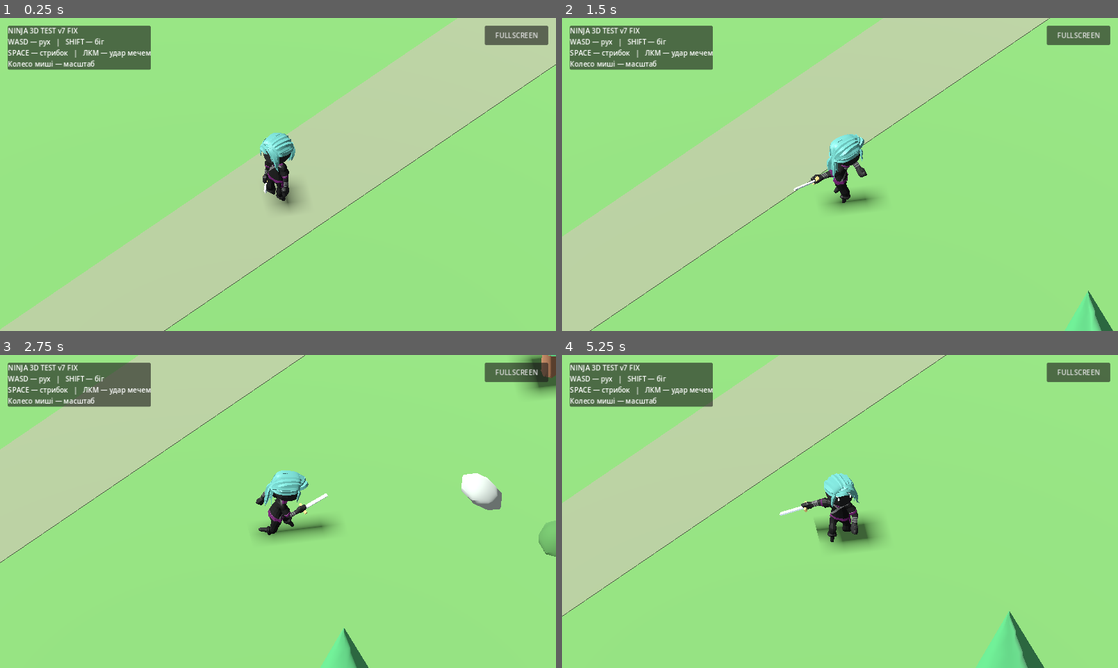
Above: before the commit, frames 1-4 (two rows, left to right).
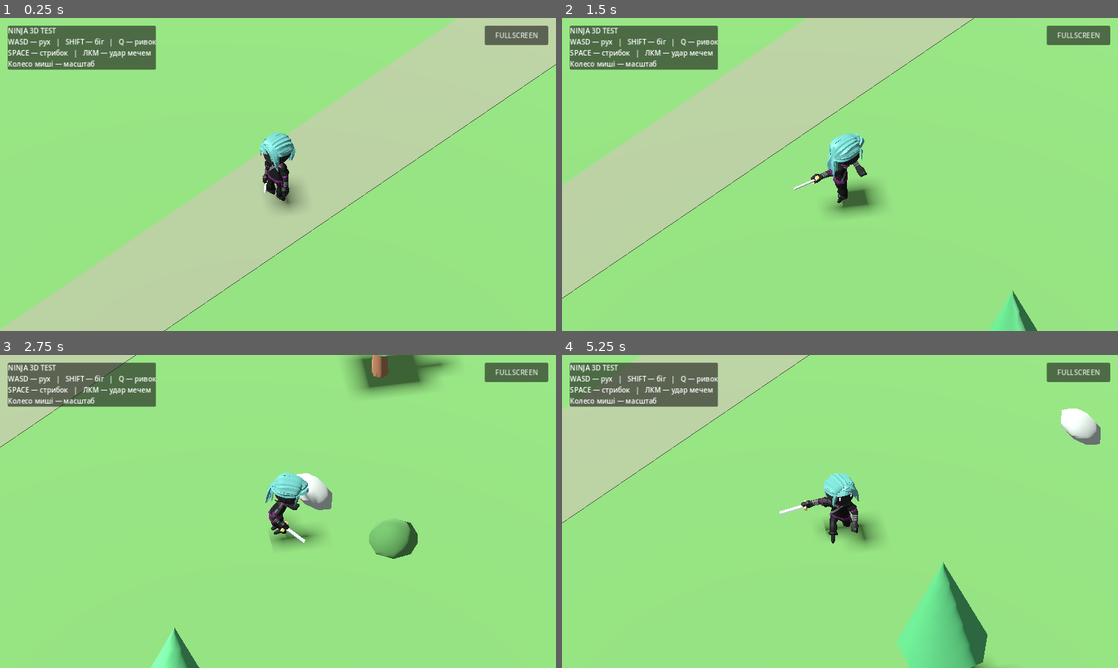
Above: after the commit, the same moments.

Repository: levian47/riskfate-3d-pro
Game: Godot game, scene res://main.tscn
Same seed, same stepped clock (60 frames per second), same inputs: the game is played once before the commit and once after it.
Inputs (mouse positions are in pixels of both pictures, inside the frame that each line leads up to):
- Up to frame 1 (0.25 s): no input
- Up to frame 2 (1.5 s): tap Enter at 0.5 s; move the mouse to (962, 158) at 0.52 s; hold D 0.53-1.25 s; tap Q at 0.6 s; click (962, 158) at 0.67 s; tap Space at 0.77 s; drag from (728, 190) to (812, 237) at 1.27 s
- Up to frame 3 (2.75 s): move the mouse to (333, 442) at 2.02 s; hold D from 2.03 s (still down); hold Shift from 2.03 s (still down); tap Q at 2.3 s
- Up to frame 4 (5.25 s): release D at 2.75 s; release Shift at 2.75 s; drag from (812, 574) to (673, 464) at 2.77 s; move the mouse to (1006, 558) at 3.52 s; hold A 3.53-4.25 s; tap Q at 3.6, 5.1 s; tap Space at 3.77 s; drag from (673, 464) to (756, 433) at 4.27 s; move the mouse to (867, 511) at 5.02 s; hold S from 5.03 s (still down); click (867, 511) at 5.17 s

The runs differ from the first frame. In frame 1, 0.2% of the frame differs, in the area x 10-29%, y 2-17%; in frame 2, 23%; in frame 3, 22%; in frame 4, 28%, in the area x 0-97%, y 0-100%.

Commit message:
feat: instant joystick steering and mobile dash with repositioned jump

Diff:
--- a/main.gd
+++ b/main.gd
@@ -4,10 +4,11 @@
 # Ninja movement tuning. The approved v4 camera directions stay unchanged.
 const WALK_SPEED := 7.0
 const RUN_SPEED := 12.0
-const GROUND_ACCELERATION := 48.0
-const GROUND_BRAKING := 62.0
-const AIR_ACCELERATION := 15.0
-const TURN_SPEED := 13.0
+# Steering responds directly to the joystick, without acceleration or turning lag.
+# Dash values are provisional until playtested on a real phone.
+const DASH_SPEED := 24.0
+const DASH_DURATION := 0.18
+const DASH_COOLDOWN := 0.85
 const JUMP_SPEED := 8.0
 const GRAVITY := 22.0
 const JUMP_RELEASE_MULTIPLIER := 0.55
@@ -39,6 +40,10 @@
 var coyote_left := 0.0
 var jump_buffer_left := 0.0
 var jump_was_pressed := false
+var last_move_direction := Vector3.FORWARD
+var dash_direction := Vector3.FORWARD
+var dash_time_left := 0.0
+var dash_cooldown_left := 0.0
 var touch_hud
 
 func _ready() -> void:
@@ -49,6 +54,7 @@
 
 func _physics_process(delta: float) -> void:
 	var grounded_before := hero.is_on_floor()
+	dash_cooldown_left = maxf(0.0, dash_cooldown_left - delta)
 	if attack_time_left > 0.0:
 		attack_time_left = maxf(0.0, attack_time_left - delta)
 
@@ -76,24 +82,20 @@
 	if touch_hud != null and touch_hud.move_vector.length_squared() > 0.0001:
 		input_vector = touch_hud.move_vector
 		mobile_running = input_vector.length() >= 0.77
-	# Movement is always aligned with screen space, not world X/Z axes.
-	var camera_right := camera.global_transform.basis.x
-	camera_right.y = 0.0
-	camera_right = camera_right.normalized()
-	var camera_forward := -camera.global_transform.basis.z
-	camera_forward.y = 0.0
-	camera_forward = camera_forward.normalized()
-	var direction := (camera_right * input_vector.x - camera_forward * input_vector.y)
+	# Ground and air steering match the joystick immediately, including reversals.
+	var direction := _camera_relative_direction(input_vector)
+	if direction.length_squared() > 0.01:
+		last_move_direction = direction.normalized()
 	var target_speed := RUN_SPEED if Input.is_key_pressed(KEY_SHIFT) or mobile_running else WALK_SPEED
-	var target_velocity := direction * target_speed
-
-	var acceleration := AIR_ACCELERATION
-	if grounded_before:
-		acceleration = GROUND_ACCELERATION if direction.length_squared() > 0.01 else GROUND_BRAKING
-	var horizontal := Vector3(hero.velocity.x, 0.0, hero.velocity.z)
-	horizontal = horizontal.move_toward(target_velocity, acceleration * delta)
-	hero.velocity.x = horizontal.x
-	hero.velocity.z = horizontal.z
+	var facing_direction := direction
+	if dash_time_left > 0.0:
+		facing_direction = dash_direction
+		hero.velocity.x = dash_direction.x * DASH_SPEED
+		hero.velocity.z = dash_direction.z * DASH_SPEED
+		dash_time_left = maxf(0.0, dash_time_left - delta)
+	else:
+		hero.velocity.x = direction.x * target_speed
+		hero.velocity.z = direction.z * target_speed
 
 	var launched := false
 	if jump_buffer_left > 0.0 and coyote_left > 0.0:
@@ -111,10 +113,9 @@
 
 	hero.move_and_slide()
 
-	if direction.length_squared() > 0.01:
-		# Keep the model-specific 180-degree facing correction from v4.
-		var facing := atan2(-direction.x, -direction.z) + PI
-		visual.rotation.y = lerp_angle(visual.rotation.y, facing, minf(TURN_SPEED * delta, 1.0))
+	if facing_direction.length_squared() > 0.01:
+		# Keep the model-specific 180-degree facing correction without turning lag.
+		visual.rotation.y = atan2(-facing_direction.x, -facing_direction.z) + PI
 
 	# Locomotion keeps updating throughout the attack (including jumps).
 	if launched:
@@ -135,6 +136,9 @@
 
 
 func _unhandled_input(event: InputEvent) -> void:
+	if event is InputEventKey and event.pressed and not event.echo and event.keycode == KEY_Q:
+		_start_dash()
+		return
 	if event is InputEventMouseButton and event.pressed:
 		if event.button_index == MOUSE_BUTTON_LEFT:
 			_start_attack()
@@ -145,6 +149,29 @@
 		elif event.button_index == MOUSE_BUTTON_WHEEL_DOWN:
 			camera_zoom = minf(28.0, camera_zoom + 1.0)
 			camera.size = camera_zoom
+
+func _camera_relative_direction(input_vector: Vector2) -> Vector3:
+	var camera_right := camera.global_transform.basis.x
+	camera_right.y = 0.0
+	camera_right = camera_right.normalized()
+	var camera_forward := -camera.global_transform.basis.z
+	camera_forward.y = 0.0
+	camera_forward = camera_forward.normalized()
+	return camera_right * input_vector.x - camera_forward * input_vector.y
+
+
+func _start_dash() -> void:
+	if dash_cooldown_left > 0.0 or dash_time_left > 0.0:
+		return
+	var intended_direction := Vector3.ZERO
+	if touch_hud != null:
+		intended_direction = _camera_relative_direction(touch_hud.move_vector)
+	if intended_direction.length_squared() < 0.01:
+		intended_direction = last_move_direction
+	dash_direction = intended_direction.normalized()
+	dash_time_left = DASH_DURATION
+	dash_cooldown_left = DASH_COOLDOWN
+
 
 func _toggle_fullscreen() -> void:
 	# On Web this is called directly from a real button/touch event.
@@ -395,6 +422,7 @@
 		canvas.add_child(touch_hud)
 		touch_hud.set_anchors_and_offsets_preset(Control.PRESET_FULL_RECT)
 		touch_hud.attack_requested.connect(_start_attack)
+		touch_hud.dash_requested.connect(_start_dash)
 		touch_hud.zoom_requested.connect(_cycle_mobile_zoom)
 		touch_hud.fullscreen_requested.connect(_toggle_fullscreen)
 		touch_hud.zoom_level = mobile_zoom_index + 1
@@ -403,7 +431,7 @@
 	panel.position = Vector2(18, 18)
 	canvas.add_child(panel)
 	var label := Label.new()
-	label.text = "NINJA 3D TEST v7 FIX\nWASD — рух   |   SHIFT — біг\nSPACE — стрибок   |   ЛКМ — удар мечем\nКолесо миші — масштаб"
+	label.text = "NINJA 3D TEST\nWASD — рух   |   SHIFT — біг   |   Q — ривок\nSPACE — стрибок   |   ЛКМ — удар мечем\nКолесо миші — масштаб"
 	panel.add_child(label)
 	# Also expose fullscreen on desktop without relying on browser controls.
 	var fullscreen_button := Button.new()
--- a/tests/gameplay_smoke.gd
+++ b/tests/gameplay_smoke.gd
@@ -57,13 +57,51 @@
 	if not _require(String(tree.get("parameters/Locomotion/current_state")) == "Jump", "Jump animation must remain selectable during attack"):
 		return
 
+	# Direction reversal and stopping must be immediate, without braking inertia.
+	var touch_controls = load("res://touch_hud.gd").new()
+	root.add_child(touch_controls)
+	touch_controls.size = Vector2(1280.0, 720.0)
+	game.set("touch_hud", touch_controls)
+	touch_controls.move_vector = Vector2.RIGHT
+	game.call("_physics_process", 1.0 / 60.0)
+	var right_velocity := Vector3(hero.velocity.x, 0.0, hero.velocity.z)
+	touch_controls.move_vector = Vector2.LEFT
+	game.call("_physics_process", 1.0 / 60.0)
+	var left_velocity := Vector3(hero.velocity.x, 0.0, hero.velocity.z)
+	if not _require(right_velocity.length() > 10.0 and left_velocity.distance_to(-right_velocity) < 0.05, "Steering must reverse immediately"):
+		return
+	touch_controls.move_vector = Vector2.ZERO
+	game.call("_physics_process", 1.0 / 60.0)
+	if not _require(Vector2(hero.velocity.x, hero.velocity.z).length() < 0.05, "Releasing joystick must stop immediately"):
+		return
+
+	var layout: Dictionary = touch_controls.call("_layout")
+	var jump_center: Vector2 = layout["jump"]
+	var dash_center: Vector2 = layout["dash"]
+	var attack_center: Vector2 = layout["attack"]
+	if not _require(jump_center.y > dash_center.y and jump_center.y > attack_center.y, "Jump must be below dash and attack"):
+		return
+	touch_controls.dash_requested.connect(Callable(game, "_start_dash"))
+	touch_controls.move_vector = Vector2.RIGHT
+	touch_controls.call("_press", 37, dash_center)
+	if not _require(int(touch_controls.get("dash_finger")) == 37 and float(game.get("dash_time_left")) > 0.0, "Dash button must trigger dash"):
+		return
+	touch_controls.call("_release", 37)
+	if not _require(int(touch_controls.get("dash_finger")) == -1, "Dash touch must release cleanly"):
+		return
+	var original_cooldown := float(game.get("dash_cooldown_left"))
+	game.call("_start_dash")
+	if not _require(is_equal_approx(float(game.get("dash_cooldown_left")), original_cooldown), "Dash cooldown must reject immediate second press"):
+		return
+	touch_controls.move_vector = Vector2.ZERO
+
 	var environment := game.get_node_or_null("Environment/Ground")
 	if not _require(environment is StaticBody3D, "World ground missing"):
 		return
 	var collision := environment.get_node("CollisionShape3D") as CollisionShape3D
 	if not _require(collision != null and (collision.shape as BoxShape3D).size.x >= 200.0, "Expanded terrain missing"):
 		return
-	print("Gameplay smoke test passed: upper-body attack overlay, movement/jump, expanded world.")
+	print("Gameplay smoke test passed: attack overlay, immediate reverse/stop, jump/dash layout and cooldown, world.")
 	quit(0)
 
 
--- a/touch_hud.gd
+++ b/touch_hud.gd
@@ -1,8 +1,9 @@
 extends Control
-# A touch-only overlay: independent multitouch joystick + attack/jump buttons.
+# Touch overlay: independent joystick, attack, jump and dash controls.
 # Position and sizes adapt to viewport aspect ratio (landscape recommended).
 
 signal attack_requested
+signal dash_requested
 signal zoom_requested
 signal fullscreen_requested
 
@@ -10,6 +11,7 @@
 var jump_held := false
 var stick_finger := -1
 var jump_finger := -1
+var dash_finger := -1
 var attack_finger := -1
 var zoom_finger := -1
 var fullscreen_finger := -1
@@ -30,6 +32,7 @@
 		# Clear held controls when screen orientation changes.
 		stick_finger = -1
 		jump_finger = -1
+		dash_finger = -1
 		attack_finger = -1
 		zoom_finger = -1
 		fullscreen_finger = -1
@@ -48,13 +51,16 @@
 	var fullscreen_radius := 43.0 * scale
 	var attack_radius := 70.0 * scale
 	var jump_radius := 46.0 * scale
+	var dash_radius := 46.0 * scale
 	return {
 		"stick": Vector2(maxf(margin + stick_radius, width * 0.17), height - margin - stick_radius),
 		"stick_radius": stick_radius,
 		"attack": Vector2(width - margin - attack_radius, height - margin - attack_radius),
 		"attack_radius": attack_radius,
-		"jump": Vector2(width - margin - attack_radius * 2.30 - jump_radius, height - margin - attack_radius * 2.0 - jump_radius),
+		"jump": Vector2(width - margin - attack_radius * 2.50 - jump_radius, height - margin - jump_radius),
 		"jump_radius": jump_radius,
+		"dash": Vector2(width - margin - attack_radius * 2.30 - dash_radius, height - margin - attack_radius * 2.0 - dash_radius),
+		"dash_radius": dash_radius,
 		"zoom": Vector2(width - margin - zoom_radius, margin + zoom_radius),
 		"zoom_radius": zoom_radius,
 		"fullscreen": Vector2(margin + fullscreen_radius, margin + fullscreen_radius),
@@ -107,6 +113,10 @@
 		jump_finger = finger
 		jump_held = true
 		queue_redraw()
+	elif dash_finger == -1 and point.distance_to(layout["dash"]) <= layout["dash_radius"] * 1.25:
+		dash_finger = finger
+		dash_requested.emit()
+		queue_redraw()
 
 func _release(finger: int) -> void:
 	if finger == stick_finger:
@@ -116,6 +126,8 @@
 	if finger == jump_finger:
 		jump_finger = -1
 		jump_held = false
+	if finger == dash_finger:
+		dash_finger = -1
 	if finger == attack_finger:
 		attack_finger = -1
 	if finger == zoom_finger:
@@ -159,6 +171,10 @@
 	var jump_r: float = layout["jump_radius"]
 	_draw_button(jump_center, jump_r, Color(0.14, 0.38, 0.58, 0.91 if jump_held else 0.73), Color(0.75, 0.91, 1.0, 0.95))
 	_draw_label(jump_center, "JUMP", jump_r * 0.33)
+	var dash_center: Vector2 = layout["dash"]
+	var dash_r: float = layout["dash_radius"]
+	_draw_button(dash_center, dash_r, Color(0.63, 0.40, 0.12, 0.92 if dash_finger != -1 else 0.75), Color(1.0, 0.88, 0.58, 0.95))
+	_draw_label(dash_center, "DASH", dash_r * 0.32)
 	var zoom_center: Vector2 = layout["zoom"]
 	var zoom_r: float = layout["zoom_radius"]
 	_draw_button(zoom_center, zoom_r, Color(0.15, 0.25, 0.39, 0.94 if zoom_finger != -1 else 0.76), Color(0.76, 0.87, 1.0, 0.92))
Not shown, changed: ROADMAP.md
